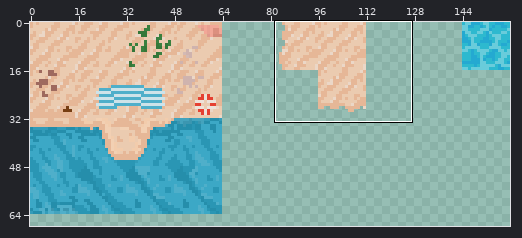
Sprite sheet -- Assets/Environment/BeachTilest.png. Above, an overview of the earlier version with the close-up marked.
Close-up. As it was:
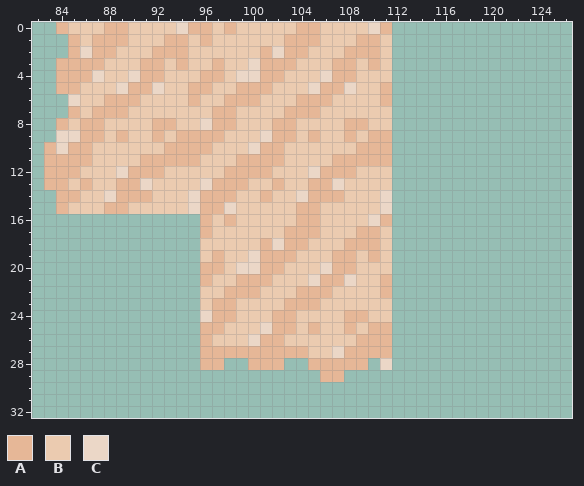
The file is 160x160 pixels. Colours within 5 levels of each other are drawn and written as one. Shown: x 82..126, y 0..32. The wide view leaves out empty margins.
Palette (. is transparent): A #e6b797  B #ebcbb0  C #ebd7c7
Pixels before, first column x 83:
 0 .ABBBAABBBBCAABABBBBBAABBBBCA
 1 ..ABAAABBBAABABBBBBBAAABBBAAB
 2 ..ACAABBBAAABBBBBBACAABBBAAAB
 3 .AAAABBBAABABBABBCAAABBBAABAB
 4 .AAACBBCAABBBAABCCAABBBCAABBB
 5 .AABBBCAACBBAABBAAABBBCAACBBA
 6 ..CBBAAABBBBABBAAABBBAAABBBBA
 7 ..ABAAABBBBBBBAABBBBAAABBBBBB
 8 .ABAABBBBAABBCAABBBAABBBBAABB
 9 .CCAABABBABAAAABBBCAABABBABAA
10 ACAABBBBBBAAAABBBCAABBBBBBAAA
11 AAAABBBBAAAAABBBAAAABBBBAAAAA
12 AAABBBCAAABBBBBAAAABBBCAAABBB
13 AABABBAACBBBBCAAABBABBAACBBBB
14 .AABBCAAABBBCAAABBABBCAAABBBC
15 .ABBBAABBBBBCAACBBBBBAABBBBBC
16 .............ABABBBBBAABBBBCA
17 .............ABBBBBBAAABBBAAB
18 .............BBBBBACAABBBAAAB
19 .............BABBCAAABBBAABAB
20 .............AABCCAABBBCAABBB
21 .............ABBAAABBBCAACBBA
22 .............BBAAABBBAAABBBBA
23 .............BAABBBBAAABBBBBB
24 .............CAABBBAABBBBAABB
25 .............AABBBCAABABBABAA
26 .............ABBBCAABBBBBBAAA
27 .............AAAAAAAAABBCAAAA
28 .............AA..AAA..AAAAA.C
29 .......................AA....
Now the later version:
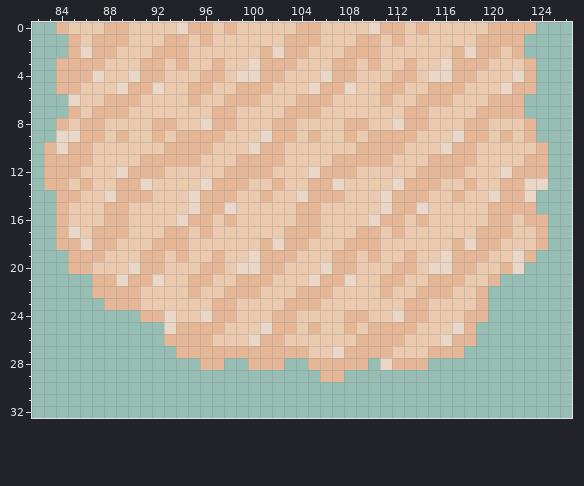
Difference:
Changed rows in their new state; - is an unchanged pixel.
first column x 84:
 0 ----------------------------ABABBBBBAAAA-
 1 ----------------------------ABBBBBBAAAA--
 2 ----------------------------BBBBBACAABA--
 3 ----------------------------BABBCAAABBBA-
 4 ----------------------------AABCCAABBBCA-
 5 ----------------------------ABBAAABBBCAA-
 6 ----------------------------BBAAABBBAAA--
 7 ----------------------------BAABBBBAAAA--
 8 ----------------------------CAABBBAABBBA-
 9 ----------------------------AABBBCAABABA-
10 ----------------------------ABBBCAABBBBBA
11 ----------------------------BBBAAAABBBBAA
12 ----------------------------BBAAAABBBCAAA
13 ----------------------------CAAABBABBAACC
14 ----------------------------AAABBABBCAAC-
15 ----------------------------AACBBBBBAAAA-
16 ABBBAABBBBCA----------------ABABBBBBAABAA
17 ACBAAABBBAAB----------------ABBBBBBAAABBA
18 AACAABBBAAAB----------------BBBBBACAABBBA
19 -AAABBBAABAB----------------BABBCAAABBCA-
20 -AABBBCAABBB----------------AABCCAABBAC--
21 ---AACAACBBA----------------ABBAAABBA----
22 ---AAAABBBBA----------------BBAAABBA-----
23 ----AAABBBBB----------------BAABBBBA-----
24 -------AACBB----------------CAABBBAA-----
25 ---------CAA----------------AABBBCA------
26 ---------AAA----------------ABBBCAA------
27 ----------AA----------------BBBAAA-------
28 ----------------------------AAA----------
